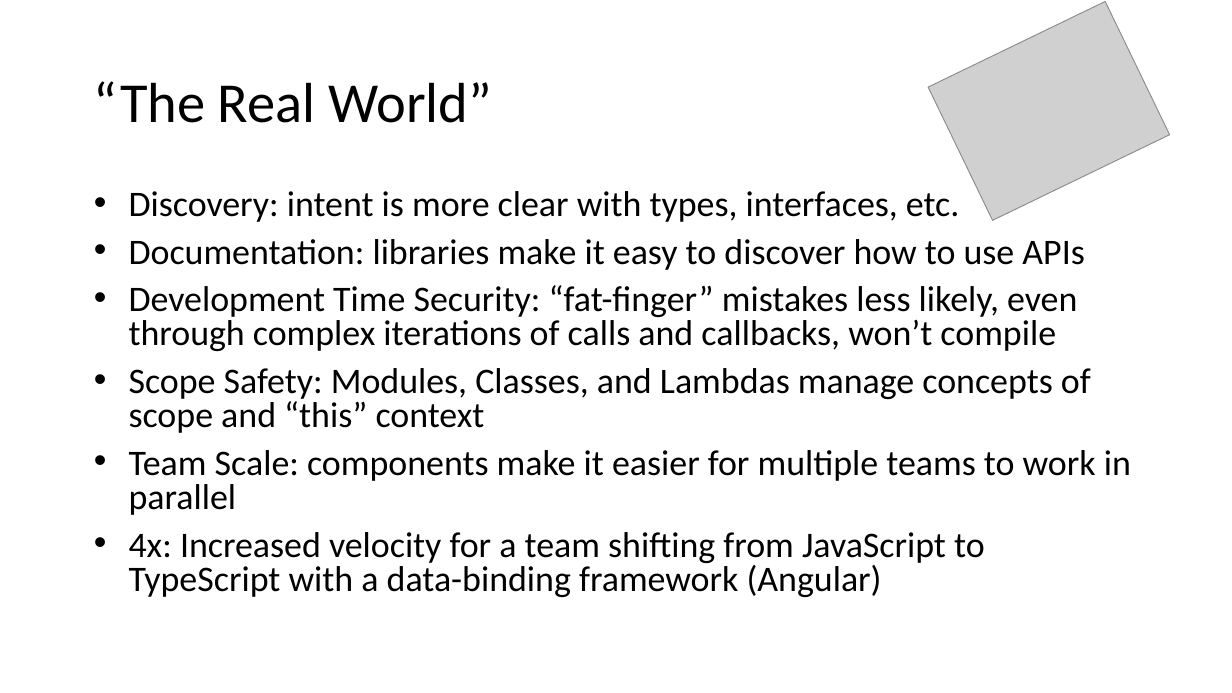
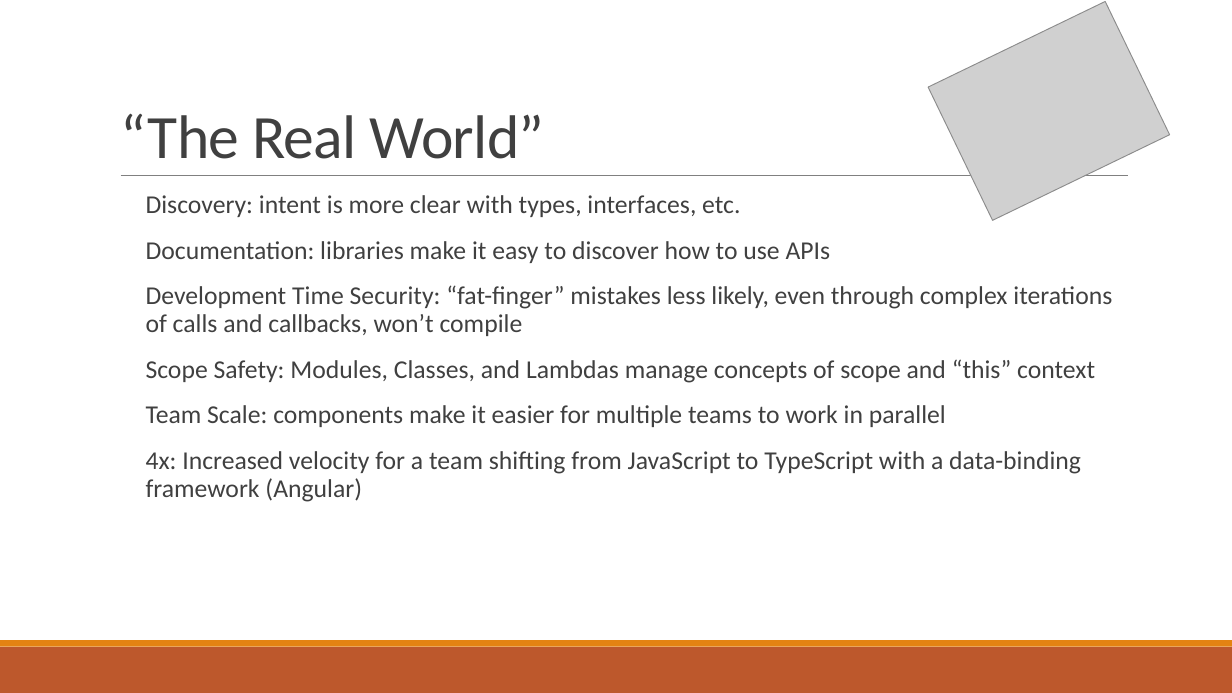
Before and after one commit to JeremyLikness/typescript-cca, a slide deck: slide 7 of ts.pptx (slide 6 before the commit). Drawn at 1232x693 pixels with LibreOffice and Linux fonts; fonts in the diff are those of the drawing; grey boxes stand for pictures. Boxes give left, top, right and bottom in pixels: in the first picture for what was removed or moved away, otherwise in the second. Text is boxed around its words. In the diff, an @@ line names an element or a change of style, - is before the commit and + after.

```diff
--- a/ts.pptx
+++ b/ts.pptx
@@ title "“The Real World”": place and size @@
-title "“The Real World”" at (94,81,491,123)
+title "“The Real World”" at (120,113,545,159)
@@ title "“The Real World”" at (120,113,545,159): size 44 to 48 pt, text colour #000000 to #404040, letter spacing 0 to -0.5 pt; line spacing 0.9 to 0.85; vertical alignment middle to bottom @@
@@ line added from (121, 176) to (1128, 176), #808080 0.5 pt @@
@@ text "Discovery: intent is more clear ...": place and size @@
-text "Discovery: intent is more clear ..." at (129,191,1131,597)
+text "Discovery: intent is more clear ..." at (146,195,1112,502)
@@ text "Discovery: intent is more clear ..." at (146,195,1112,502): size 28 to 20 pt, text colour #000000 to #404040; bullet • to  ; line spacing 0.8 to 0.9; more space between paragraphs @@
@@ rectangle added at (0,647,1232,693), fill #BD582C @@
@@ rectangle added at (0,640,1232,647), fill #E48312 @@
```
Also in this commit, not shown: 6 other slides changed, 3 slides added, 3 slides removed, 1 other file.
